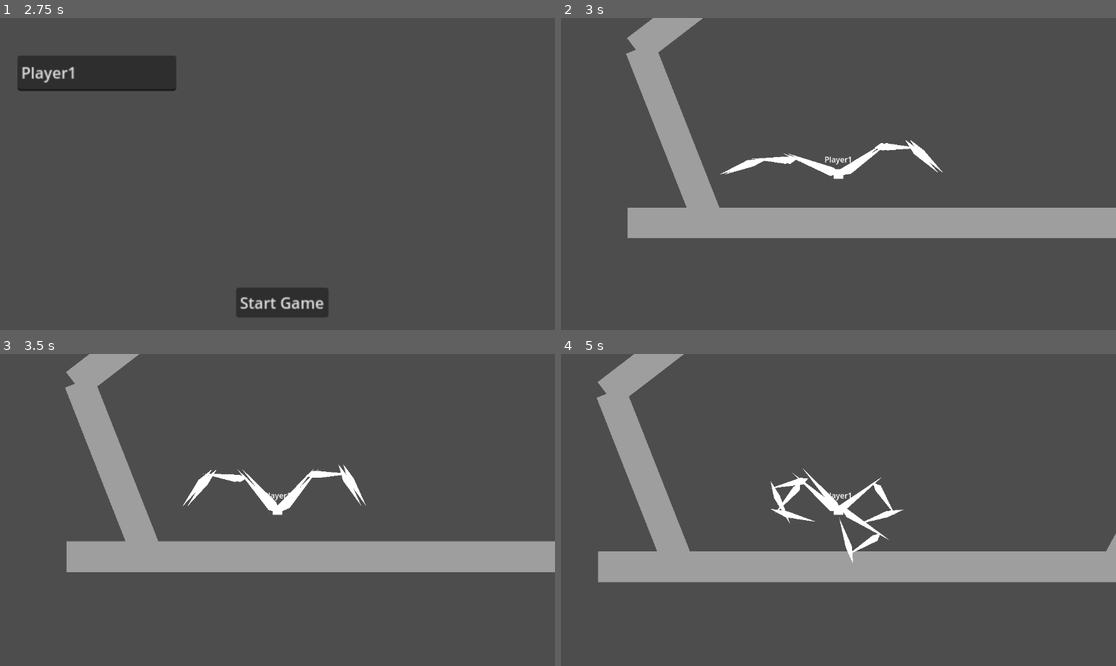
Above: before the commit, frames 1-4 (two rows, left to right).
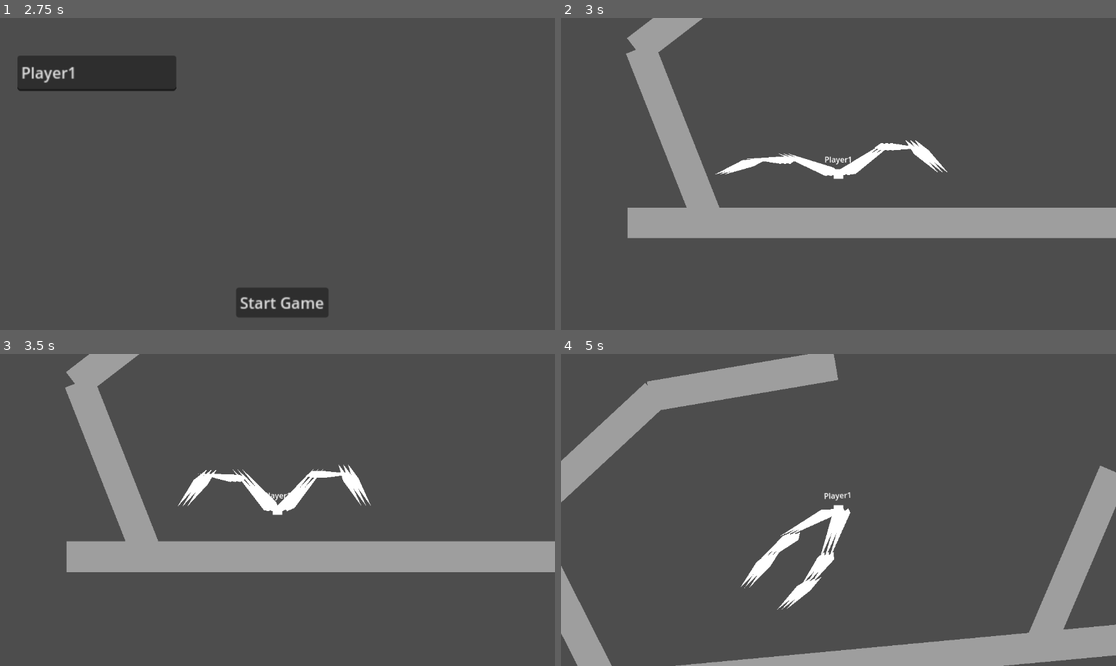
Above: after the commit, the same moments.

Repository: jalbr03/Immured
Game: Godot game, scene res://game.tscn
The game is run twice, just before and just after one commit, with the same random seed, the same clock (stepped at 60 frames per second) and the same inputs.
Inputs (mouse positions are in pixels of both pictures, inside the frame that each line leads up to):
- Up to frame 1 (2.75 s): click (277, 183) at 0.52 s; type "12" at 0.6 s; click "Copy OID" at 1.25 s; click "Host" at 2 s
- Up to frame 2 (3 s): click "Start Game" at 2.75 s
- Up to frame 3 (3.5 s): no input
- Up to frame 4 (5 s): move the mouse to (960, 494) at 3.52 s; press the mouse at (960, 494) at 3.53 s; hold D (Right) 3.53-4.28 s; tap Space (Jump) at 3.77, 4.52 s; right-click (960, 494) at 3.8 s; move the mouse to (727, 525) at 4.27 s; release the mouse at (727, 525) at 4.28 s; hold A (Left) from 4.28 s (still down); right-click (727, 525) at 4.35 s; click (727, 525) at 4.55 s

Frame 1 is identical in both runs. In frame 2, 0.3% of the frame differs, in the area x 27-70%, y 39-51%; in frame 3, 0.4%; in frame 4, 28%, in the area x 0-100%, y 0-100%.

Commit message:
added webs

Diff:
--- a/Leg.gd
+++ b/Leg.gd
@@ -2,12 +2,14 @@
 
 @export var nextStepPoint:Vector2
 @export var legDirection:int
-var inputDirection = 0
+@export var inputDirection = 0
 var lastStepPoint:Vector2
 var currentStepPoint:Vector2
-var legEnabled = true
 
-var stepDist = 110+randf_range(-20, 80)
+var stepDist = 130
+var legIndex = 0
+var stepDelay = 0
+var maxStepDelay
 
 @onready var lastPosition = global_position
 
@@ -22,6 +24,7 @@
 	nextStepPoint = $Target.global_position
 	currentStepPoint = $Target.global_position
 	lastStepPoint = $Target.global_position
+	maxStepDelay = legIndex*100
 
 	#if(!is_multiplayer_authority()):
 		#get_modification_stack().enabled = false
@@ -30,25 +33,31 @@
 	#if(!legEnabled):
 		#return
 	$Target.global_position = currentStepPoint
-	#var input = global_position - lastPosition#Input.get_axis("Left", "Right")
+	var input = (global_position - lastPosition)#Input.get_axis("Left", "Right")
+
+	input = input.rotated(-global_rotation)
+	if(input.x != 0):
+		inputDirection = sign(input.x)
+		#print(input)
 
 	if(legDirection == inputDirection):
-		match floorCastState:
-			floorCastStates.castOut:
-				$FloorCast.target_position.x = stepDist*legDirection*1.5
-				if(!$FloorCast.is_colliding()):
-					floorCastState = floorCastStates.castIn
-			floorCastStates.castIn:
-				$FloorCast.position.x = stepDist*legDirection
-				$FloorCast.target_position.x = -stepDist*legDirection*1.5
-				if(!$FloorCast.is_colliding()):
-					floorCastState = floorCastStates.castInLong
-			floorCastStates.castInLong:
-				$FloorCast.position.x = stepDist*legDirection
-				$FloorCast.target_position.x = -stepDist*legDirection*2
-				$FloorCast.target_position.y = 200
-				#if($FloorCast.is_colliding()):
-					#floorCastState = floorCastStates.castOut
+		$FloorCast.position.x = stepDist*legDirection*2
+		$FloorCast.target_position.x = -stepDist*legDirection*2
+		$FloorCast.target_position.y = 200
+		#match floorCastState:
+			#floorCastStates.castOut:
+				#$FloorCast.target_position.x = stepDist*legDirection*1.5
+				#if(!$FloorCast.is_colliding()):
+					#floorCastState = floorCastStates.castIn
+			#floorCastStates.castIn:
+				#$FloorCast.position.x = stepDist*legDirection
+				#$FloorCast.target_position.x = -stepDist*legDirection*1.5
+				#if(!$FloorCast.is_colliding()):
+					#floorCastState = floorCastStates.castInLong
+			#floorCastStates.castInLong:
+				#$FloorCast.position.x = stepDist*legDirection
+				#$FloorCast.target_position.x = -stepDist*legDirection*2
+				#$FloorCast.target_position.y = 200
 	else:
 		floorCastState = floorCastStates.castOut
 		$FloorCast.position.x = 0
@@ -57,10 +66,13 @@
 
 	nextStepPoint = $FloorCast.get_collision_point()
 
-	if(currentStepPoint.distance_to(nextStepPoint) > stepDist):
-		animateLeg = true
-		animateToPoint = nextStepPoint
-
+	if(currentStepPoint.distance_to(nextStepPoint) > stepDist && !animateLeg):
+		stepDelay -= 1
+		if(stepDelay <= 0):
+			animateLeg = true
+			animateToPoint = nextStepPoint
+	else:
+		stepDelay = maxStepDelay
 	if(animateLeg):
 		var animatedStep = animateToPoint
 		var animatedLastStep = lastStepPoint
@@ -78,4 +90,5 @@
 			animateTime = 0
 			lastStepPoint = currentStepPoint
 
-	lastPosition = global_position
+	if(lastPosition.distance_to(global_position) > 0.5):
+		lastPosition = global_position
--- a/leg_left.tscn
+++ b/leg_left.tscn
@@ -83,7 +83,6 @@
 
 [node name="SpriteUpperLeg" type="Polygon2D" parent="."]
 rotation = -2.46866
-scale = Vector2(1, 1)
 texture = SubResource("GradientTexture2D_evaa3")
 polygon = PackedVector2Array(2.06574, -7.33033, 111.72, -29.4013, 15.0001, 5.00004, -2.66325, 1.70507)
 
@@ -97,7 +96,6 @@
 [node name="SpriteLowerLeg" type="Polygon2D" parent="."]
 position = Vector2(-161.001, -28.9362)
 rotation = 1.6333
-scale = Vector2(1, 1)
 texture = SubResource("GradientTexture2D_evaa3")
 polygon = PackedVector2Array(1.79459, 17.7948, 39.3687, 70.6468, 13.817, 12.7481, -7.65446, -17.0012)
 
--- a/monster.gd
+++ b/monster.gd
@@ -6,11 +6,14 @@
 const GRAVITY = 50
 var jumpStrength = 1000
 var jumping = false
+var currentWeb:Line2D = null
 
 @onready var floorRayCast = $FloorRayCast
 @onready var floor_normal_ray_cast: RayCast2D = $FloorNormalRayCast
 @onready var floor_normal_ray_cast_2: RayCast2D = $FloorNormalRayCast2
+@onready var web_cast: RayCast2D = $WebCast
 
+@onready var web = preload("res://web.tscn")
 @onready var legRight = preload("res://leg_right.tscn")
 @onready var legLeft = preload("res://leg_left.tscn")
 var legs
@@ -22,38 +25,64 @@
 
 func _ready():
 	$VBoxContainer/PlayerName.text = Multiplayer.localPlayerName
-	for i in range(2):
+	for i in range(3):
 		var leg1:Node2D = legRight.instantiate()
 		leg1.position = Vector2.ZERO
 		leg1.position.x += i*10
+		leg1.legIndex = i
 		$Legs.add_child(leg1)
 		var leg2:Node2D = legLeft.instantiate()
 		leg2.position = Vector2.ZERO
 		leg2.position.x -= i*10
+		leg2.legIndex = i+1
 		$Legs.add_child(leg2)
 
 	legs = $Legs.get_children()
 	if !is_multiplayer_authority():
 		$ColorRect.modulate = Color.RED
 		$Camera2D.enabled = false
-		for leg in legs:
-			leg.legEnabled = false
 
 func _physics_process(delta: float) -> void:
 	var floorNormal1:Vector2 = floor_normal_ray_cast.get_collision_point()
 	var floorNormal2:Vector2 = floor_normal_ray_cast_2.get_collision_point()
 
-	rotateToWall(floorNormal1, floorNormal2)
 	if(!is_multiplayer_authority()):
 		return
+
+	rotateToWall(floorNormal1, floorNormal2)
+
 	var inputAxis = Input.get_axis("Left", "Right")
 	var input : Vector2 = Vector2(inputAxis, 0)
 	input = input.rotated(rotation)
 	var jump = Input.is_action_just_pressed("Jump")
 
-	for leg in legs:
-		leg.inputDirection = inputAxis
+	var justPressedSlingWeb = Input.is_action_just_pressed("slingWeb") || Input.is_action_just_pressed("spinWeb")
+	var pressingSlingWeb = Input.is_action_pressed("slingWeb")
+	var pressingSpinWeb = Input.is_action_pressed("spinWeb")
+	var releasedSlingWeb = !Input.is_action_pressed("spinWeb") && !Input.is_action_pressed("slingWeb")
 
+	if(justPressedSlingWeb && web_cast.is_colliding() && currentWeb == null):
+		createWeb.rpc(multiplayer.get_unique_id())
+
+	if(pressingSlingWeb && currentWeb != null):
+		var nextPoint = currentWeb.points[1]
+		velocity += nextPoint/10
+		look_at(currentWeb.globalPositions[1])
+		rotation -= PI/2
+	elif(pressingSpinWeb && currentWeb != null):
+		pass
+
+	if(releasedSlingWeb && currentWeb != null):
+		destroyWeb.rpc(multiplayer.get_unique_id())
+
+	web_cast.look_at(get_global_mouse_position())
+
+	if(!pressingSlingWeb || currentWeb == null):
+		movement(input, jump)
+
+	move_and_slide()
+
+func movement(input, jump):
 	if(floorRayCast.is_colliding()):
 		velocity += (input*speed-velocity)/10
 		var direction: Vector2 = floorRayCast.global_position.direction_to(floorRayCast.get_collision_point()).normalized()
@@ -68,8 +97,6 @@
 		rotation -= (rotation)/10
 		velocity.y += GRAVITY
 
-	move_and_slide()
-
 func rotateToWall(floorNormal1, floorNormal2):
 	if(!floorRayCast.is_colliding()):
 		return
@@ -77,3 +104,18 @@
 	var floorDirection = floorNormal1.direction_to(floorNormal2).normalized()
 
 	rotation = lerp_angle(rotation, floorDirection.angle(),0.1)
+
+@rpc("any_peer", "reliable", "call_local")
+func createWeb(pid):
+	var webObj:Line2D = web.instantiate()
+	webObj.set_multiplayer_authority(pid)
+	webObj.position = Vector2.ZERO
+	webObj.add_point(Vector2.ZERO)
+	webObj.add_point(to_local(web_cast.get_collision_point()))
+	currentWeb = webObj
+	add_child(webObj)
+
+@rpc("any_peer", "reliable", "call_local")
+func destroyWeb(pid):
+	currentWeb.queue_free()
+	currentWeb = null
--- a/monster.tscn
+++ b/monster.tscn
@@ -11,6 +11,9 @@
 properties/1/path = NodePath("VBoxContainer/PlayerName:text")
 properties/1/spawn = true
 properties/1/replication_mode = 2
+properties/2/path = NodePath(".:rotation")
+properties/2/spawn = true
+properties/2/replication_mode = 1
 
 [node name="Monster" type="CharacterBody2D"]
 collision_layer = 2
@@ -26,6 +29,7 @@
 offset_bottom = 10.0
 
 [node name="MultiplayerSynchronizer" type="MultiplayerSynchronizer" parent="."]
+replication_interval = 0.01
 replication_config = SubResource("SceneReplicationConfig_s3gyj")
 
 [node name="VBoxContainer" type="VBoxContainer" parent="."]
@@ -64,3 +68,6 @@
 rotation_smoothing_enabled = true
 
 [node name="Legs" type="Node2D" parent="."]
+
+[node name="WebCast" type="RayCast2D" parent="."]
+target_position = Vector2(2000, 0)
--- a/project.godot
+++ b/project.godot
@@ -42,3 +42,13 @@
 "events": [Object(InputEventKey,"resource_local_to_scene":false,"resource_name":"","device":-1,"window_id":0,"alt_press …(191 unchanged characters)…
 ]
 }
+slingWeb={
+"deadzone": 0.2,
+"events": [Object(InputEventMouseButton,"resource_local_to_scene":false,"resource_name":"","device":-1,"window_id":0,"alt_pressed":false,"shift_pressed":false,"ctrl_pressed":false,"meta_pressed":false,"button_mask":1,"position":Vector2(255, 17),"global_position":Vector2(264, 65),"factor":1.0,"button_index":1,"canceled":false,"pressed":true,"double_click":false,"script":null)
+]
+}
+spinWeb={
+"deadzone": 0.2,
+"events": [Object(InputEventMouseButton,"resource_local_to_scene":false,"resource_name":"","device":-1,"window_id":0,"alt_pressed":false,"shift_pressed":false,"ctrl_pressed":false,"meta_pressed":false,"button_mask":2,"position":Vector2(428, 22),"global_position":Vector2(437, 70),"factor":1.0,"button_index":2,"canceled":false,"pressed":true,"double_click":false,"script":null)
+]
+}
--- /dev/null
+++ b/web.gd
@@ -0,0 +1,41 @@
+extends Line2D
+
+var slingTo:Vector2
+var startGlobalPosition
+var globalPositions = []
+@onready var web_check: RayCast2D = $webCheck
+@onready var un_wind_check: RayCast2D = $unWindCheck
+var webCheckMinDistance = 20
+
+func _ready() -> void:
+	startGlobalPosition = global_position
+	for point:Vector2 in points:
+		globalPositions.append(to_global(point))
+
+func _process(delta: float) -> void:
+	if(!is_multiplayer_authority()):
+		return
+	global_rotation = 0
+
+	web_check.target_position = points[1]-(points[1].normalized()*10)
+	if(points.size() > 2):
+		un_wind_check.position = points[0]
+		un_wind_check.target_position = points[2]-(points[2].normalized()*10)-un_wind_check.position
+		un_wind_check.force_raycast_update()
+		if(!un_wind_check.is_colliding()):
+			remove_point(1)
+			globalPositions.remove_at(1)
+
+	if(web_check.is_colliding()):
+		var checkPosGlobal = web_check.get_collision_point()
+		var checkPosLocal = to_local(checkPosGlobal)
+		if (web_check.target_position.distance_to(checkPosLocal) > webCheckMinDistance):
+			insertPointToPointsAndGlobalPositions(1, checkPosLocal, checkPosGlobal)
+
+	for i in range(1, globalPositions.size()):
+		var globalPoint = globalPositions[i]
+		points[i] = globalPoint-global_position
+
+func insertPointToPointsAndGlobalPositions(index, pointLocal, pointGlobal):
+	add_point(pointLocal, index)
+	globalPositions.insert(index, pointGlobal)
--- /dev/null
+++ b/web.tscn
@@ -0,0 +1,25 @@
+[gd_scene load_steps=3 format=3 uid="uid://cg6jw35b56fag"]
+
+[ext_resource type="Script" uid="uid://b32xdvs08afn1" path="res://web.gd" id="1_c6sk7"]
+
+[sub_resource type="SceneReplicationConfig" id="SceneReplicationConfig_vpmhx"]
+properties/0/path = NodePath(".:points")
+properties/0/spawn = true
+properties/0/replication_mode = 2
+properties/1/path = NodePath(".:position")
+properties/1/spawn = true
+properties/1/replication_mode = 1
+properties/2/path = NodePath(".:rotation")
+properties/2/spawn = true
+properties/2/replication_mode = 1
+
+[node name="Web" type="Line2D"]
+width = 4.0
+script = ExtResource("1_c6sk7")
+
+[node name="MultiplayerSynchronizer" type="MultiplayerSynchronizer" parent="."]
+replication_config = SubResource("SceneReplicationConfig_vpmhx")
+
+[node name="webCheck" type="RayCast2D" parent="."]
+
+[node name="unWindCheck" type="RayCast2D" parent="."]
Not shown, added: web.gd.uid
